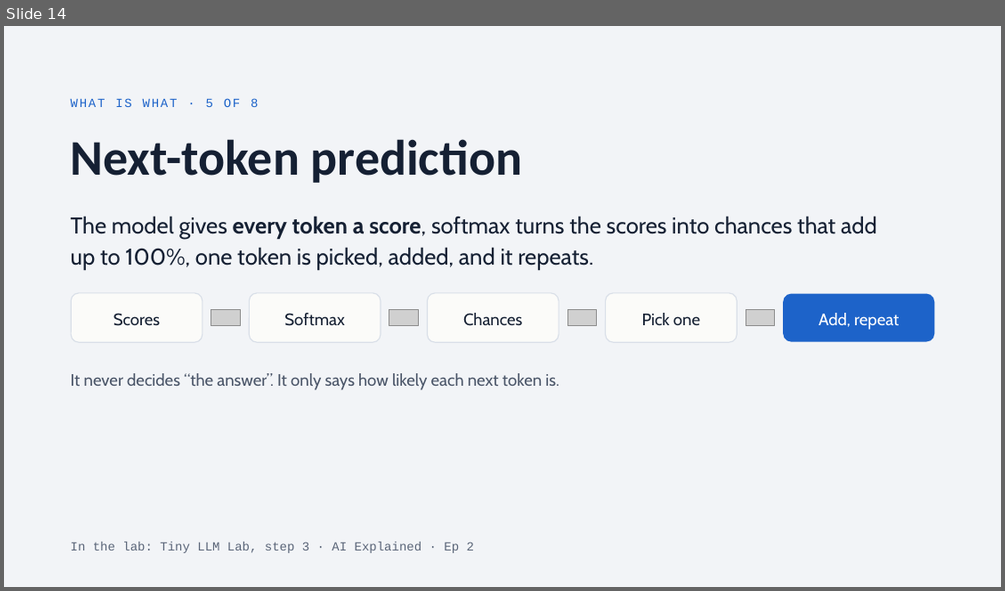
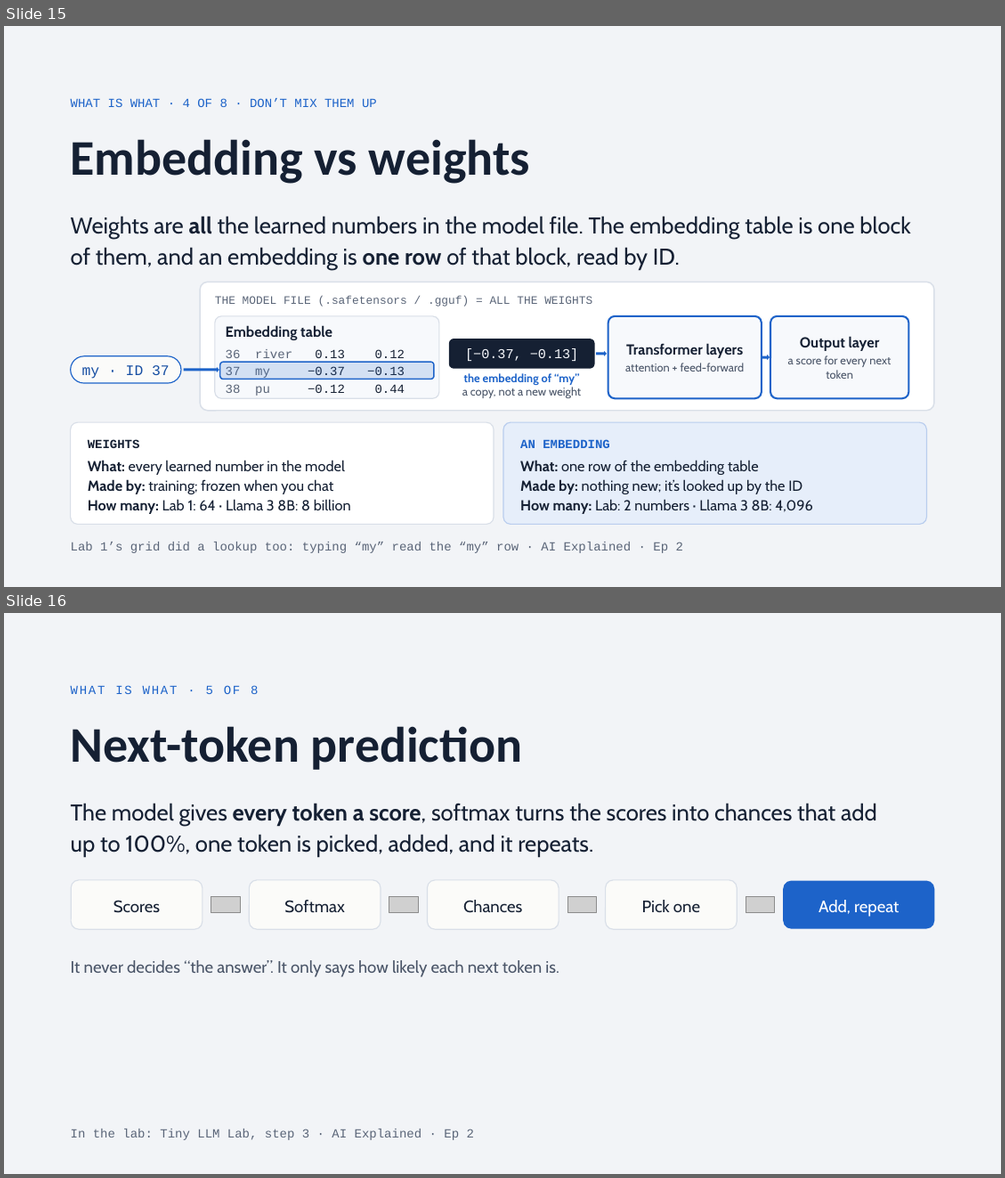
Before and after one commit to kagitha-dev/zero-to-ai-agent, a slide deck: episodes/ep02-how-an-llm-thinks/slides/ep02-how-an-llm-thinks.pptx. Shown one above the other, each under a label of ours: slide 14 before the commit, slides 15 and 16 after it. The pictures are 1005x591 and 1005x1178 pixels, drawn with LibreOffice and Linux fonts; fonts in the diff are those of the drawing; grey boxes stand for pictures. Boxes give left, top, right and bottom in pixels: in the first picture for what was removed or moved away, otherwise in the second. Text is boxed around its words. In the diff, an @@ line names an element or a change of style, - is before the commit and + after.

```diff
--- a/episodes/ep02-how-an-llm-thinks/slides/ep02-how-an-llm-thinks.pptx
+++ b/episodes/ep02-how-an-llm-thinks/slides/ep02-how-an-llm-thinks.pptx
@@ slide 15 added at <box>4,26,1001,587</box>, background #F2F4F7 @@
@@ text added at <box>71,98,377,107</box>, 12 pt, text #1D63C9 @@
+WHAT IS WHAT · 4 OF 8 · DON’T MIX THEM UP
@@ title added at <box>71,139,530,184</box>, 48 pt, text #152033, bold @@
+Embedding vs weights
@@ text added at <box>71,216,910,270</box>, 22 pt, text #152033 @@
+Weights are all the learned numbers in the model file. The embedding table is one block of them, and an embedding is one row of that block, read by ID.
@@ rounded rectangle added at <box>200,281,934,410</box>, fill #FFFFFF, outline #D9DFE8 1.25 pt @@
@@ text added at <box>215,296,592,306</box>, 11 pt, text #5A6578 @@
+THE MODEL FILE (.safetensors / .gguf) = ALL THE WEIGHTS
@@ rounded rectangle added at <box>215,316,439,398</box>, fill #F7F9FC, outline #D9DFE8 1 pt @@
@@ rounded rectangle added at <box>608,316,761,398</box>, fill #F7F9FC, outline #D9DFE8 1 pt, 11 pt, text #4A5568 @@
+Transformer layers
+attention + feed-forward
@@ rounded rectangle added at <box>608,316,761,398</box>, outline #1D63C9 1.75 pt @@
@@ rounded rectangle added at <box>770,316,909,398</box>, fill #F7F9FC, outline #D9DFE8 1 pt, 11 pt, text #4A5568 @@
+Output layer
+a score for every next token
@@ rounded rectangle added at <box>770,316,909,398</box>, outline #1D63C9 1.75 pt @@
@@ text added at <box>226,325,332,340</box>, 14 pt, text #152033, bold @@
+Embedding table
@@ rounded rectangle added at <box>449,338,595,369</box>, fill #152033, 13 pt, text #F4F6FA @@
+[−0.37, −0.13]
@@ rounded rectangle added at <box>71,356,181,384</box>, fill #FBFBF9, outline #1D63C9 1 pt, 14 pt, text #174FA3 @@
+my · ID 37
@@ right arrow added at <box>184,367,219,372</box>, fill #1D63C9 @@
@@ rounded rectangle added at <box>220,362,434,379</box>, fill #1D63C9 at 16% opacity, outline #1D63C9 1.25 pt @@
@@ text added at <box>226,349,405,362</box>, 12 pt, text #152033 @@
+36 river 0.13 0.12
@@ text added at <box>226,366,404,379</box>, 12 pt, text #152033 @@
+37 my −0.37 −0.13
@@ right arrow added at <box>596,351,607,356</box>, fill #1D63C9 @@
@@ right arrow added at <box>762,354,769,360</box>, fill #1D63C9 @@
@@ text added at <box>226,384,405,395</box>, 12 pt, text #152033 @@
+38 pu −0.12 0.44
@@ text added at <box>462,373,581,398</box>, 11 pt, text #4A5568 @@
+the embedding of “my”
+a copy, not a new weight
@@ rounded rectangle added at <box>71,422,494,524</box>, fill #FFFFFF, outline #D9DFE8 1 pt, 14 pt, text #152033 @@
+WEIGHTS
+What: every learned number in the model
+Made by: training; frozen when you chat
+How many: Lab 1: 64 · Llama 3 8B: 8 billion
@@ rounded rectangle added at <box>503,422,927,524</box>, fill #E6EEFA, outline #B9CDEE 1 pt, 14 pt, text #152033 @@
+AN EMBEDDING
+What: one row of the embedding table
+Made by: nothing new; it’s looked up by the ID
+How many: Lab: 2 numbers · Llama 3 8B: 4,096
@@ text added at <box>71,541,683,553</box>, 12 pt, text #5A6578 @@
+Lab 1’s grid did a lookup too: typing “my” read the “my” row · AI Explained · Ep 2
@@ what was slide 14 is now slide 16 @@
```
Also in this commit, not shown: 2 slides changed, 1 other slide added.
